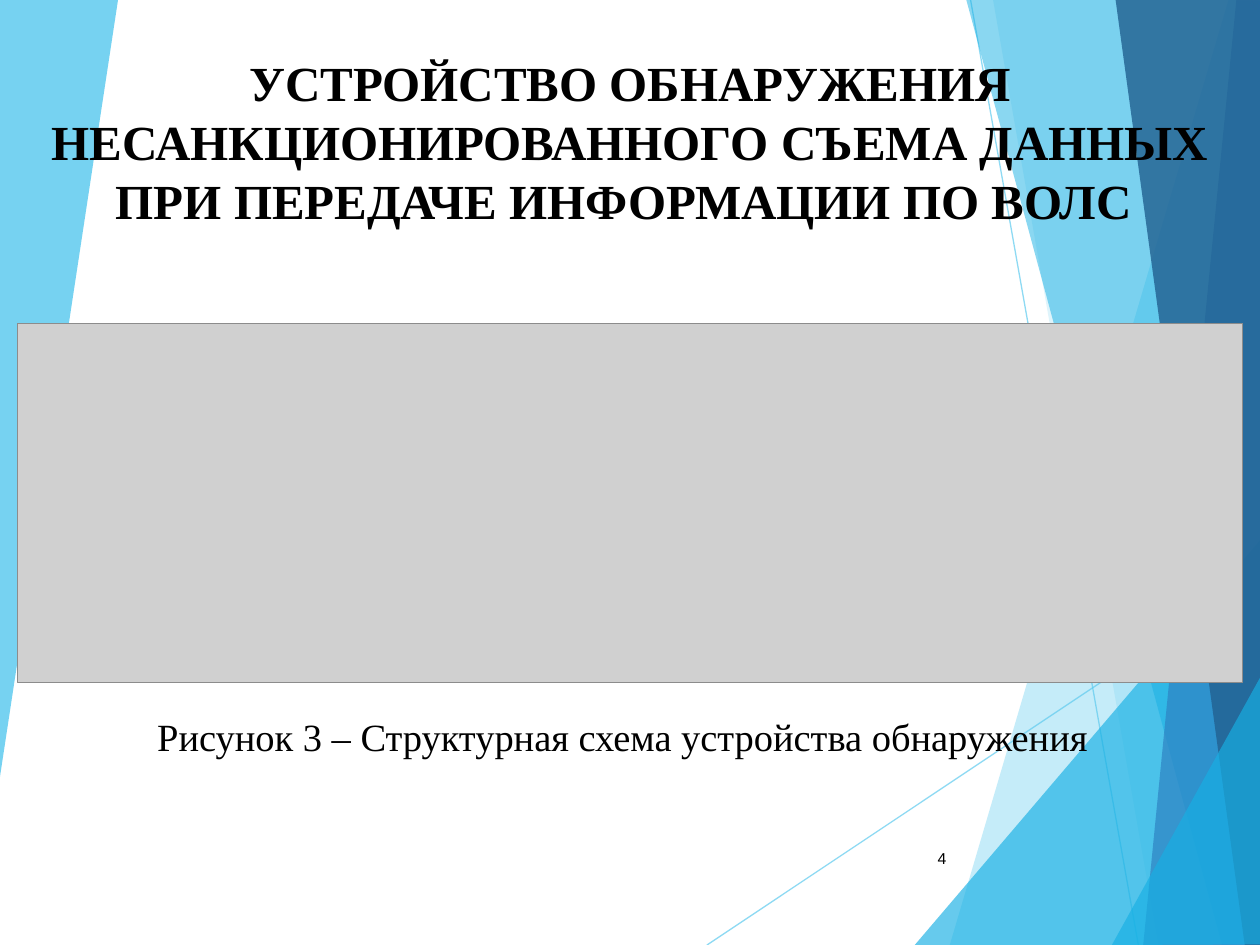
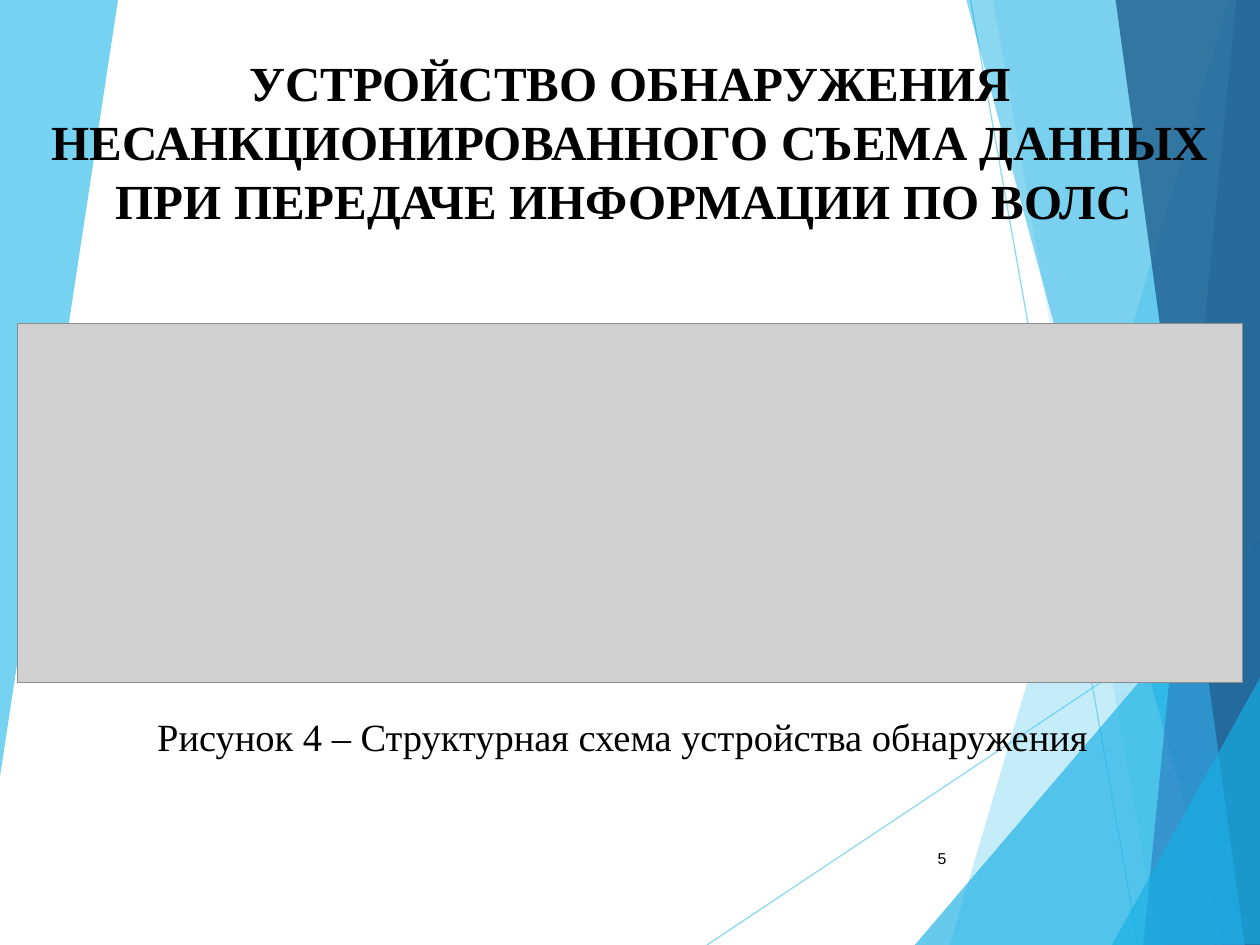
Before and after one commit to blackPrincess31/My_diplom, a slide deck: slide 5 of Доклад.ppt (slide 4 before the commit). Drawn at 1260x945 pixels with LibreOffice and Linux fonts; fonts in the diff are those of the drawing; grey boxes stand for pictures. Boxes give left, top, right and bottom in pixels: in the first picture for what was removed or moved away, otherwise in the second. Text is boxed around its words. In the diff, an @@ line names an element or a change of style, - is before the commit and + after.

```diff
--- a/Доклад.ppt
+++ b/Доклад.ppt
@@ text at (157, 721, 1088, 759): text changed @@
-Рисунок 3 – Структурная схема устройства обнаружения
+Рисунок 4 – Структурная схема устройства обнаружения
@@ page number at (938, 853, 947, 864): text changed @@
-4
+5
```
Also in this commit, not shown: 1 other slide changed, 2 slides added, 1 slide removed, 1 other file.
